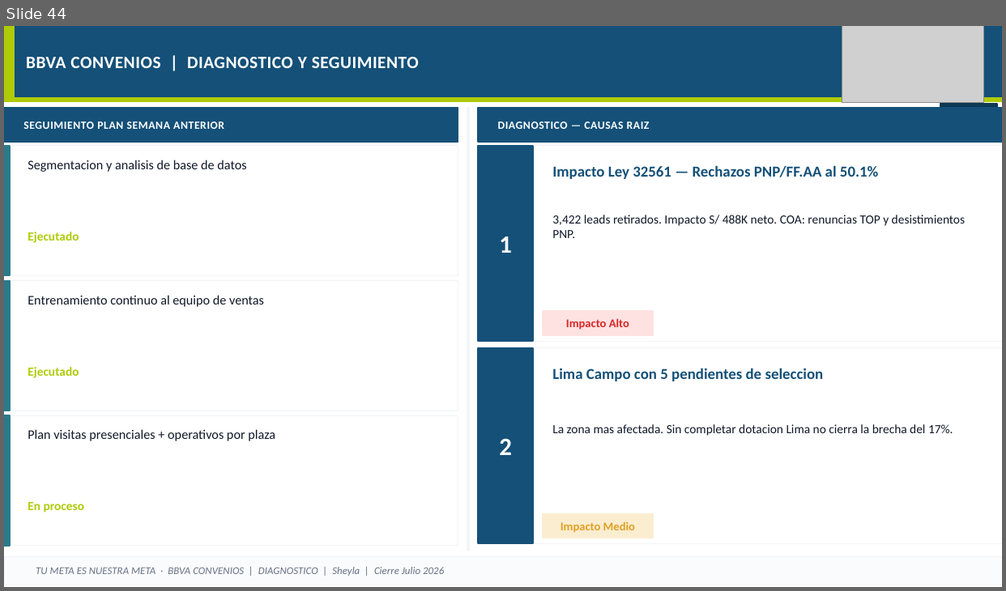
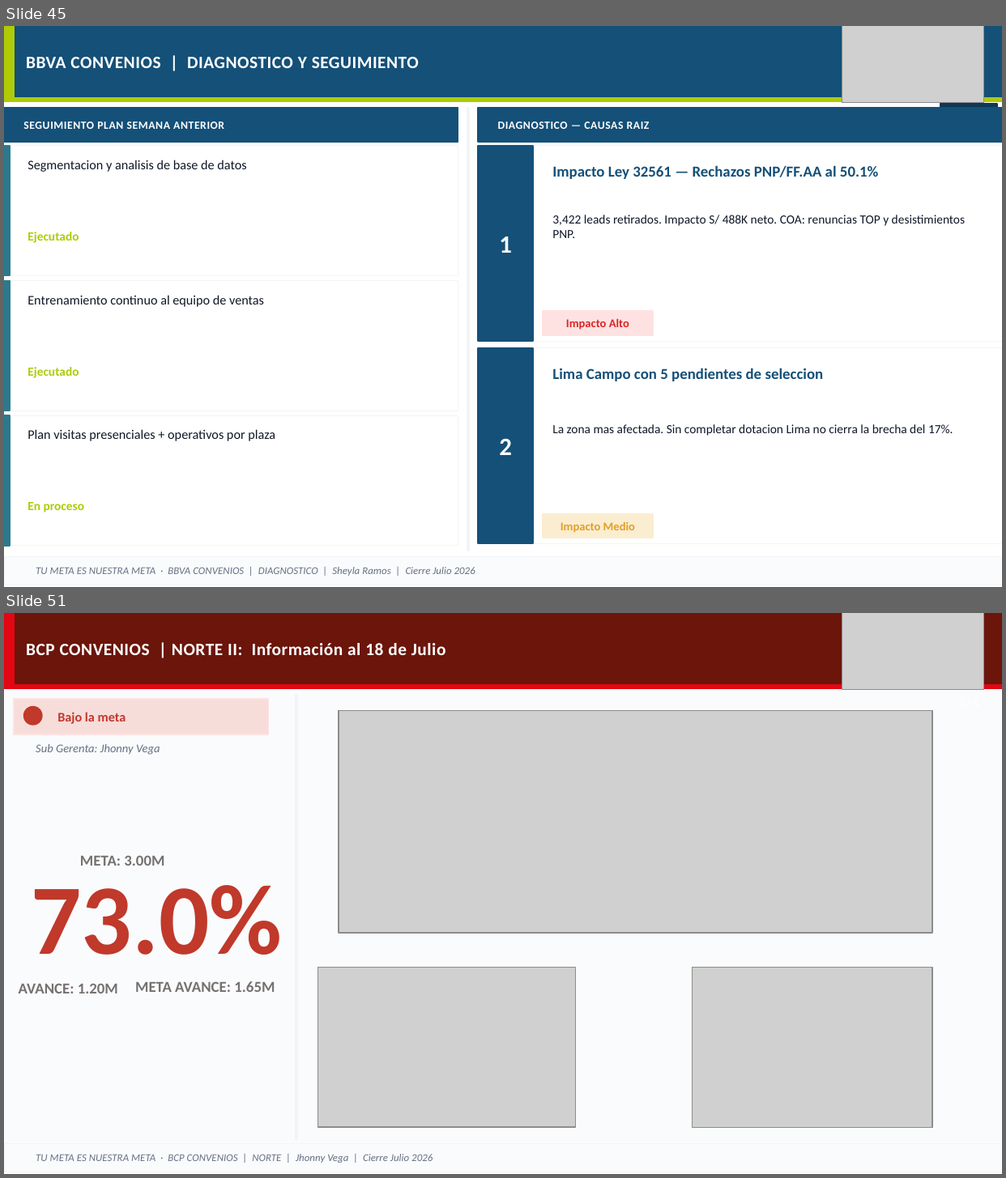
Before and after one commit to piere0405/streamlit_app, a slide deck: plantilla_campanias.pptx. Shown one above the other, each under a label of ours: slide 44 before the commit, slides 45 and 51 after it; the slides between them are not shown. The pictures are 1006x591 and 1006x1178 pixels, drawn with LibreOffice and Linux fonts; fonts in the diff are those of the drawing; grey boxes stand for pictures. Boxes give left, top, right and bottom in pixels: in the first picture for what was removed or moved away, otherwise in the second. Text is boxed around its words. In the diff, an @@ line names an element or a change of style, - is before the commit and + after.

```diff
--- a/plantilla_campanias.pptx
+++ b/plantilla_campanias.pptx
@@ slide 51 added at <box>4,613,1002,1174</box>, background #FAFBFC @@
@@ rectangle added at <box>4,613,1002,685</box>, fill #6B150B, outline #6B150B 1 pt @@
@@ rectangle added at <box>4,613,14,685</box>, fill #E30713, outline #E30713 1 pt @@
@@ picture added at <box>842,613,983,690</box> @@
@@ text added at <box>26,643,446,655</box>, 12.5 pt, text #FFFFFF, bold @@
+BCP CONVENIOS | NORTE II: Información al 18 de Julio
@@ rectangle added at <box>4,685,1002,689</box>, fill #E30713, outline #E30713 1 pt @@
@@ rectangle added at <box>14,699,268,735</box>, fill #F7DDDA, outline #FEE2E2 1 pt @@
@@ ellipse added at <box>24,707,42,725</box>, fill #C0392B, outline #C0392B 1 pt @@
@@ rectangle added at <box>296,695,297,1139</box>, fill #F2F4F7, outline #F2F4F7 1 pt @@
@@ text added at <box>57,712,126,724</box>, 9.5 pt, text #C0392B, bold @@
+Bajo la meta
@@ picture added at <box>339,711,932,933</box> @@
@@ text added at <box>36,744,160,755</box>, 8.5 pt, text #667085, italic @@
+Sub Gerenta: Jhonny Vega
@@ text added at <box>80,855,164,866</box>, 11 pt, text #767171, bold @@
+META: 3.00M
@@ text added at <box>32,885,283,955</box>, 72 pt, text #C0392B, bold @@
+73.0%
@@ picture added at <box>318,967,576,1127</box> @@
@@ picture added at <box>692,967,932,1128</box> @@
@@ text added at <box>19,983,118,994</box>, 11 pt, text #767171, bold @@
+AVANCE: 1.20M
@@ text added at <box>135,982,275,992</box>, 11 pt, text #767171, bold @@
+META AVANCE: 1.65M
@@ rectangle added at <box>4,1144,1002,1172</box>, fill #FAFBFC, outline #F2F4F7 0.3 pt @@
@@ text added at <box>36,1154,432,1163</box>, 7.5 pt, text #667085, italic @@
+TU META ES NUESTRA META · BCP CONVENIOS | NORTE | Jhonny Vega | Cierre Julio 2026
@@ what was slide 44 is now slide 45 @@
@@ slide 45 changed as well @@
@@ text at <box>36,567,475,576</box>: text changed @@
-TU META ES NUESTRA META · BBVA CONVENIOS | DIAGNOSTICO | Sheyla | Cierre Julio 2026
+TU META ES NUESTRA META · BBVA CONVENIOS | DIAGNOSTICO | Sheyla Ramos | Cierre Julio 2026
```
Also in this commit, not shown: 10 other slides changed, 20 other slides added, 5 other files.
